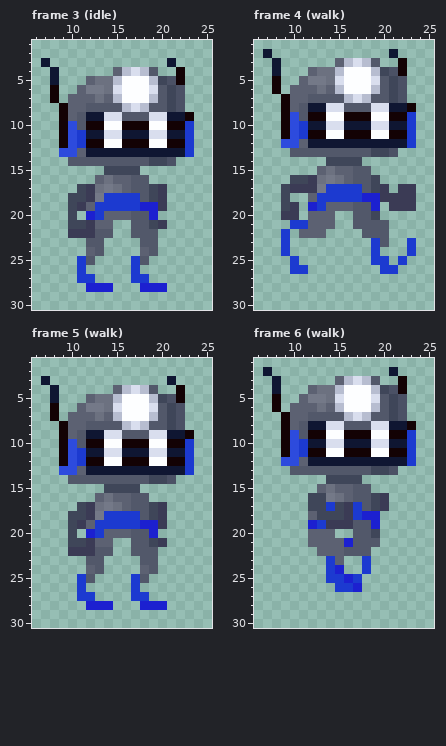
File history of a pixel-art file, assets/sprites/robot.ase. The picture above is the old version.
32x32 pixels, 8 frames. Colours within 5 levels of each other are drawn and written as one. Shown: frame 3 (idle): x 6..25, y 1..30; frame 4 (walk): x 6..25, y 1..30; frame 5 (walk): x 6..25, y 1..30; frame 6 (walk): x 6..25, y 1..30. The commit also changed other frames, which this record leaves out.
The same view after the edit:
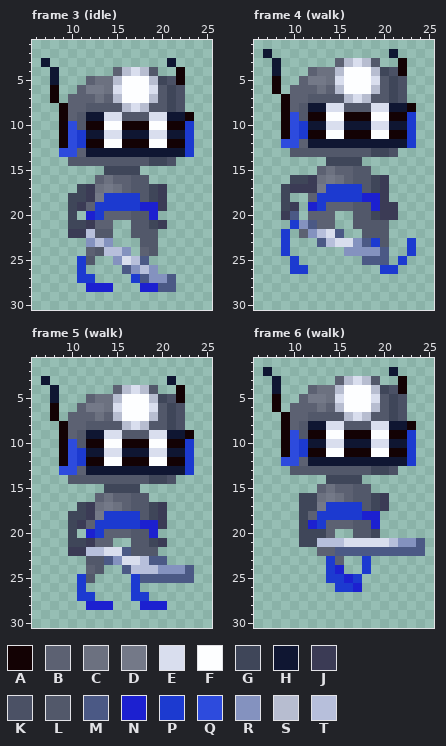
Palette (. is transparent): A #130204  B #5c6172  C #6c7180  D #747988  E #d9deee  F #fdfeff  G #3f4659  H #0f1632  J #3b3b55  K #4b5165  L #52586a  M #4b5985  N #1c20d0  P #1c3ad0  Q #2d4bdd  R #8492bf  S #b7bdd0  T #b7bfdb
From old to new:
layer "Layer 2" added
Frame 3 (idle), layer "Layer 2":
y 22: x 12 J -> T
y 23: x 12..14 LL. -> RTR
y 24: x 14..16 ... -> TTR
y 25: x 15..18 ..PL -> RETM
y 26: x 16..19 .P.. -> MRTR
y 27: x 18..21 P... -> MRRM
y 28: x 20..21 N. -> MM
Frame 4 (walk), layers "Layer 2", "Layer 1":
y 16: x 20 . -> J
y 17: x 22..23 JJ -> ..
y 18: x 21..23 JJJ -> ...
y 19: x 20 . -> J; x 22..23 JJ -> ..
y 20: x 10 J -> M; x 20..21 .. -> JJ
y 21: x 11..12 PB -> RM
y 22: x 12..15 BB.. -> RTEM
y 23: x 13..18 ...... -> MTEERM
y 24: x 16..20 ...P. -> RRRRM
y 25: x 18..20 .PP -> MMM
Frame 5 (walk), layer "Layer 2":
y 22: x 12..16 JLL.. -> TTEEM
y 23: x 14..20 ....LL. -> MREETMM
y 24: x 16..23 ..BL.... -> MTTTRRRM
y 25: x 18..23 L..... -> MMMMMM
Frame 6 (walk), layers "Layer 2", "Layer 1", "Layer":
y 16: x 11 . -> G; x 13 G -> C
y 17: x 11 . -> G; x 13 G -> D; x 15..16 GJ -> PP
y 18: x 11 . -> G; x 13..16 GGGJ -> PPPP
y 19: x 11 . -> G; x 14..16 JJJ -> BBB
y 20: x 11..13 .BB -> GGG
y 21: x 11..24 .BBBBNLLL..... -> GGTTTEEEEETRRM
y 22: x 15..24 BLLL...... -> MMMMMMMMMM
